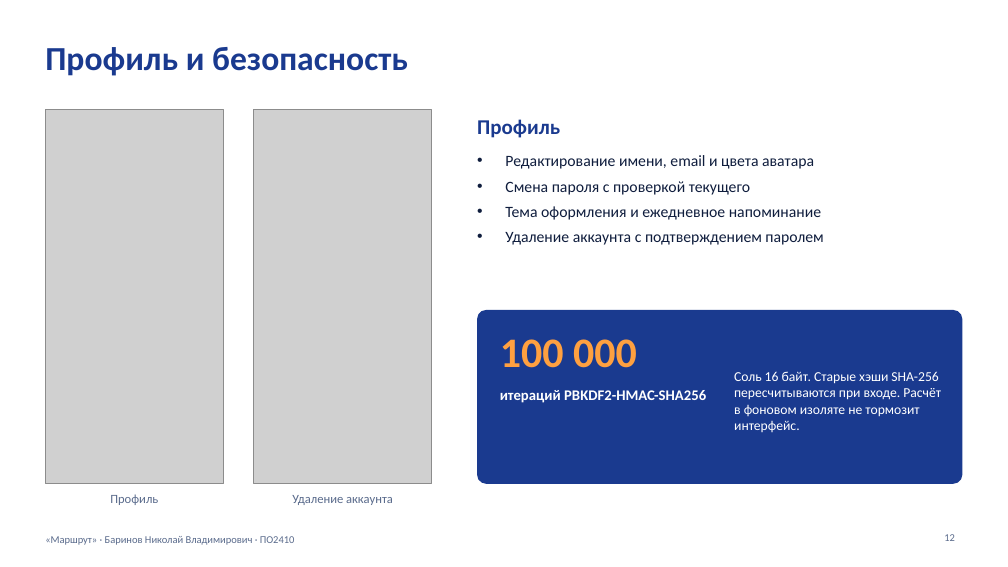
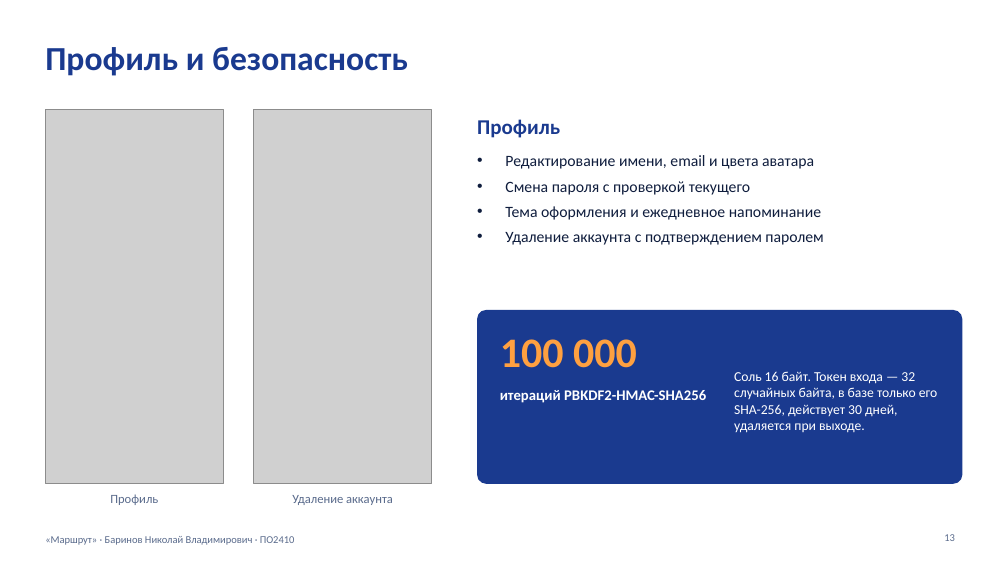
Before and after one commit to Barin5550/3_KURS_DIPLOMKA_BOBR_S, a slide deck: slide 13 of docs/presentation/Маршрут_итоговая_защита.pptx (slide 12 before the commit). Drawn at 1008x567 pixels with LibreOffice and Linux fonts; fonts in the diff are those of the drawing; grey boxes stand for pictures. Boxes give left, top, right and bottom in pixels: in the first picture for what was removed or moved away, otherwise in the second. Text is boxed around its words. In the diff, an @@ line names an element or a change of style, - is before the commit and + after.

```diff
--- a/docs/presentation/Маршрут_итоговая_защита.pptx
+++ b/docs/presentation/Маршрут_итоговая_защита.pptx
@@ text at (x1=734, y1=371, x2=938, y2=433): text changed @@
-Соль 16 байт. Старые хэши SHA-256 пересчитываются при входе. Расчёт в фоновом изоляте не тормозит интерфейс.
+Соль 16 байт. Токен входа — 32 случайных байта, в базе только его SHA-256, действует 30 дней, удаляется при выходе.
```
Also in this commit, not shown: 5 other slides changed, 3 slides added, 2 slides removed, 5 other files.
